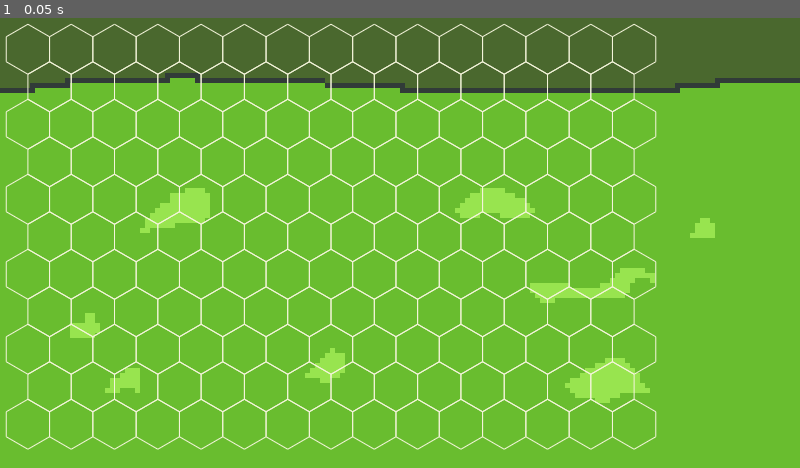
Above: before the commit, frame 1.
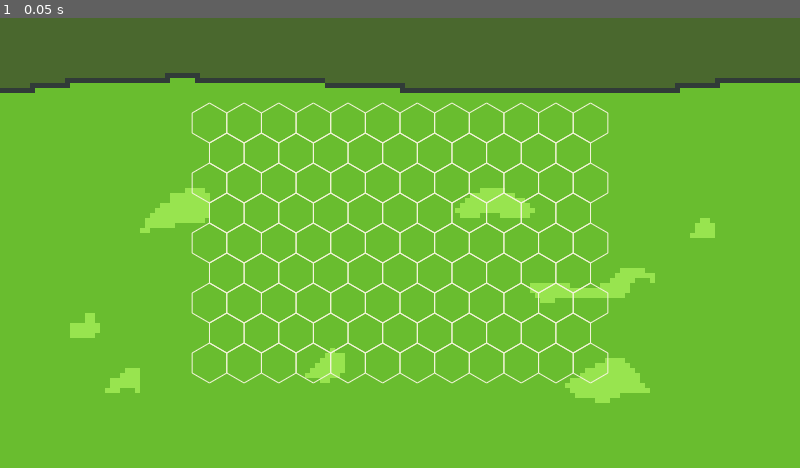
Above: after the commit, the same moment.

Repository: jerome-ceccato/HommLite
Game: Godot game, scene res://CombatScene.tscn
Two runs of this game, one before a commit and one after it. Both use one fixed random seed, a clock stepped at 60 frames per second and the inputs below.
Inputs:
- Up to frame 1 (0.05 s): no input

The runs differ from the first frame. In frame 1, 9.6% of the frame differs, in the area x 0-83%, y 1-96%.

Commit message:
Update Grid.gd

Diff:
--- a/hommlite/Grid.gd
+++ b/hommlite/Grid.gd
@@ -1,23 +1,52 @@
 extends Node2D
 
-const cell_size = 40
+
+const cell_size = 32
 const cell_width = cell_size * sqrt(3)
 const cell_height = cell_size * 2
+const cell_h_offset = cell_width
+const cell_v_offset = cell_height * 0.75
 
-const n_cells_y = 11
-const n_cells_x = 14
+const n_cells_y = 9
+const n_cells_x = 11
+
+const grid_w = cell_h_offset * (n_cells_x + 1)
+const grid_h = cell_v_offset * n_cells_y + (cell_height / 4)
 
 func _draw():
-	var overall_offset = Vector2(10, 10)
+	var win_w = ProjectSettings.get_setting("display/window/size/width")
+	var win_h = ProjectSettings.get_setting("display/window/size/height")
+	var overall_offset = Vector2((win_w - grid_w) / 2, (win_h - grid_h) / 2)
 
 	for y in range(n_cells_y):
 		var base_x_offset = cell_width if y % 2 == 1 else cell_width / 2
-		var y_offset = cell_height / 2 + (y * (cell_height * 0.75))
+		var y_offset = cell_height / 2 + (y * cell_v_offset)
 		var x_range = n_cells_x if y % 2 == 1 else n_cells_x + 1
 		for x in range(x_range):
-			var x_offset = base_x_offset + (x * cell_width)
+			var x_offset = base_x_offset + (x * cell_h_offset)
 			draw_hex_cell(overall_offset + Vector2(x_offset, y_offset))
 
+	# bounding box (debug)
+	#draw_bounding_box(overall_offset)
+
+
+func draw_bounding_box(origin):
+	var visual_offset = 3
+	var min_x = -visual_offset
+	var min_y = -visual_offset
+	var max_x = grid_w + visual_offset
+	var max_y = grid_h + visual_offset
+
+	var color = Color.red
+	color.a = 0.8
+
+	draw_polyline([
+		origin + Vector2(min_x, min_y),
+		origin + Vector2(max_x, min_y),
+		origin + Vector2(max_x, max_y),
+		origin + Vector2(min_x, max_y),
+		origin + Vector2(min_x, min_y)
+	], color, 1)
 
 func draw_hex_cell(center):
 	var points = [
